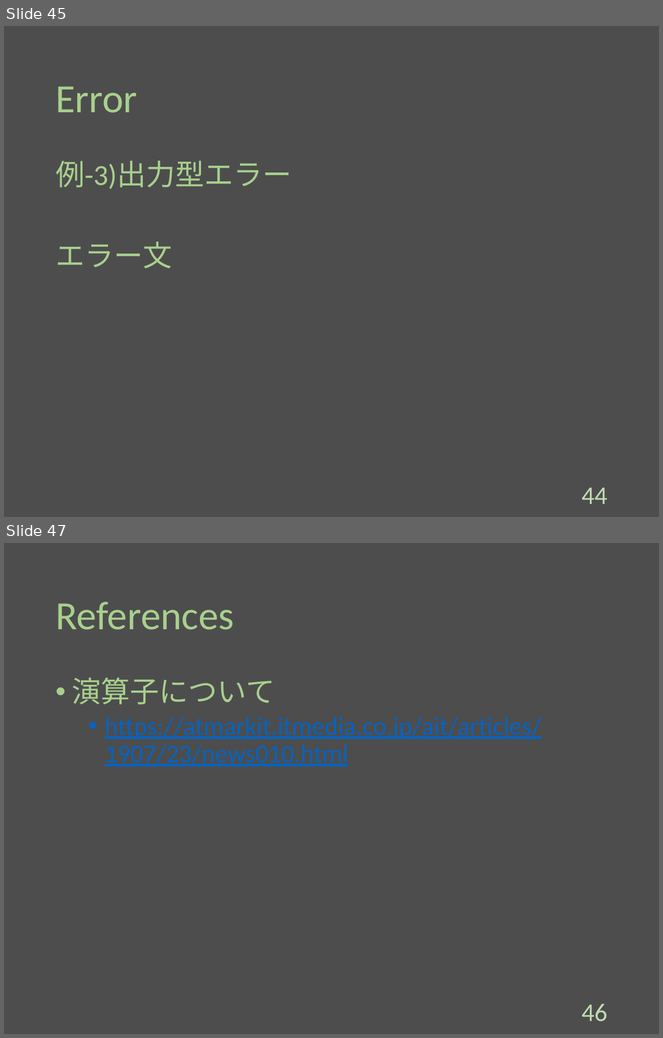
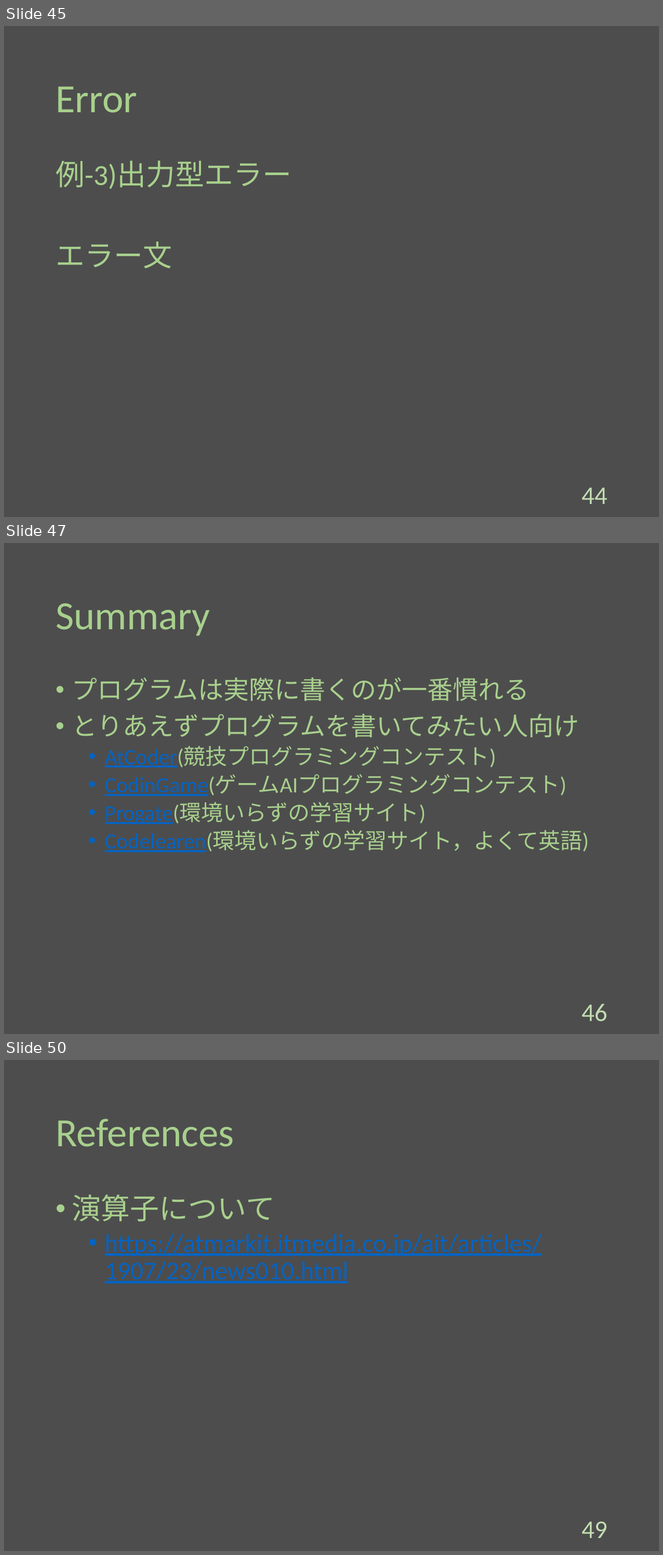
Before and after one commit to Melbeck777/program_seminar, a slide deck: ProgramSlide.pptx. Shown one above the other, each under a label of ours: slides 45 and 47 before the commit, slides 45, 47 and 50 after it; the slides between them are not shown. The pictures are 663x1038 and 663x1555 pixels, drawn with LibreOffice and Linux fonts; fonts in the diff are those of the drawing. Boxes give left, top, right and bottom in pixels: in the first picture for what was removed or moved away, otherwise in the second. Text is boxed around its words. In the diff, an @@ line names an element or a change of style, - is before the commit and + after.

Commit message:
[add]:Wrote the summary section.

```diff
--- a/ProgramSlide.pptx
+++ b/ProgramSlide.pptx
@@ slide 47 added at (4,543,659,1034), background #4D4D4D @@
@@ title added at (55,603,210,636), 44 pt, text #A8D08D @@
+Summary
@@ text added at (72,678,589,852), 24 pt, text #A8D08D @@
+• プログラムは実際に書くのが一番慣れる
+• とりあえずプログラムを書いてみたい人向け
+  • AtCoder(競技プログラミングコンテスト)
+  • CodinGame(ゲームAIプログラミングコンテスト)
+  • Progate(環境いらずの学習サイト)
+  • Codelearen(環境いらずの学習サイト，よくて英語)
@@ page number added at (582,1004,608,1022), 28 pt, text #C3DDB3 @@
+46
@@ what was slide 47 is now slide 50 @@
@@ page number at (582,1522,608,1538): text changed @@
-46
+49
```
Also in this commit, not shown: 1 slide changed, 3 other slides added, 1 slide removed.
